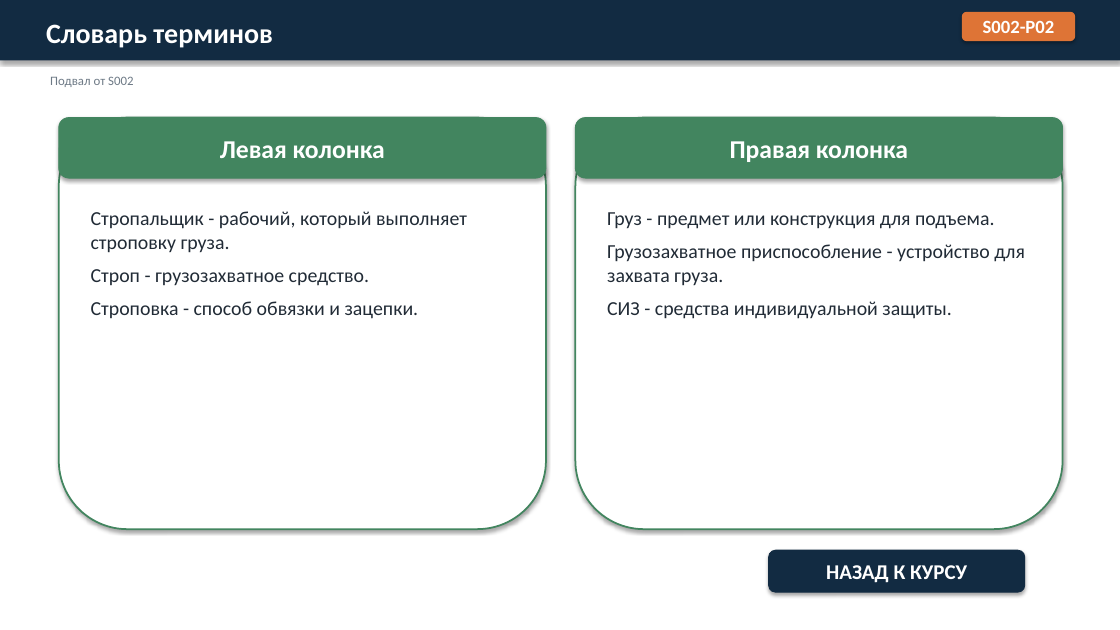
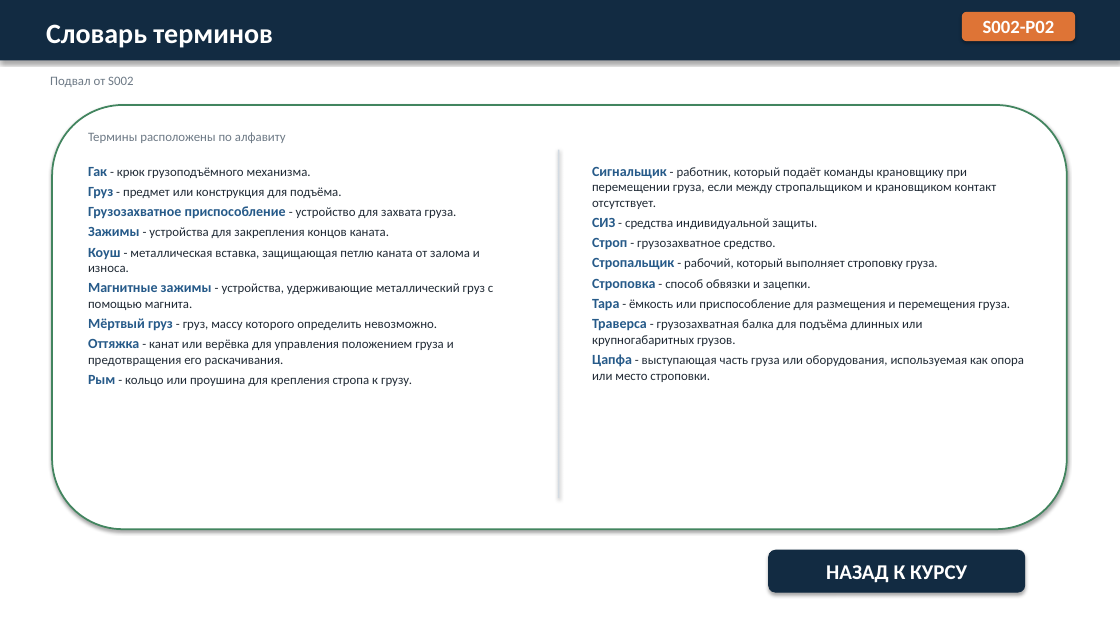
Before and after one commit to Armankanat2/EV-Strop, a slide deck: slide 4 of presentations/ispring-course/module-01-stropovka-gruzov/live-preview/S001-S007_live_preview_working_2026-06-22_v4.pptx. Drawn at 1120x630 pixels with LibreOffice and Linux fonts; fonts in the diff are those of the drawing. Boxes give left, top, right and bottom in pixels: in the first picture for what was removed or moved away, otherwise in the second. Text is boxed around its words. In the diff, an @@ line names an element or a change of style, - is before the commit and + after.

```diff
--- a/presentations/ispring-course/module-01-stropovka-gruzov/live-preview/S001-S007_live_preview_working_2026-06-22_v4.pptx
+++ b/presentations/ispring-course/module-01-stropovka-gruzov/live-preview/S001-S007_live_preview_working_2026-06-22_v4.pptx
@@ rounded rectangle: place and size @@
-rounded rectangle at box(59, 118, 546, 529)
+rounded rectangle at box(52, 105, 1067, 529)
@@ rounded rectangle removed at box(59, 118, 546, 178) @@
-Левая колонка
@@ rounded rectangle removed at box(576, 118, 1063, 529) @@
@@ rounded rectangle removed at box(576, 118, 1063, 178) @@
-Правая колонка
@@ text added at box(88, 132, 286, 143), 11 pt, text #6E7A86 @@
+Термины расположены по алфавиту
@@ text added at box(88, 167, 493, 386), 11 pt, text #212B36 @@
+Гак - крюк грузоподъёмного механизма.
+Груз - предмет или конструкция для подъёма.
+Грузозахватное приспособление - устройство для захвата груза.
+Зажимы - устройства для закрепления концов каната.
+Коуш - металлическая вставка, защищающая петлю каната от залома и износа.
+Магнитные зажимы - устройства, удерживающие металлический груз с помощью магнита.
+Мёртвый груз - груз, массу которого определить невозможно.
+Оттяжка - канат или верёвка для управления положением груза и предотвращения его раскачивания.
+Рым - кольцо или проушина для крепления стропа к грузу.
@@ rectangle added at box(558, 150, 560, 498), fill #D2DAE2 @@
@@ text added at box(592, 167, 1024, 382), 11 pt, text #212B36 @@
+Сигнальщик - работник, который подаёт команды крановщику при перемещении груза, если между стропальщиком и крановщиком контакт отсутствует.
+СИЗ - средства индивидуальной защиты.
+Строп - грузозахватное средство.
+Стропальщик - рабочий, который выполняет строповку груза.
+Строповка - способ обвязки и зацепки.
+Тара - ёмкость или приспособление для размещения и перемещения груза.
+Траверса - грузозахватная балка для подъёма длинных или крупногабаритных грузов.
+Цапфа - выступающая часть груза или оборудования, используемая как опора или место строповки.
@@ text removed at box(91, 211, 467, 319) @@
-Стропальщик - рабочий, который выполняет строповку груза.
-Строп - грузозахватное средство.
-Строповка - способ обвязки и зацепки.
@@ text removed at box(607, 212, 1025, 319) @@
-Груз - предмет или конструкция для подъема.
-Грузозахватное приспособление - устройство для захвата груза.
-СИЗ - средства индивидуальной защиты.
```
Also in this commit, not shown: 1 other slide changed, 1 other file.
